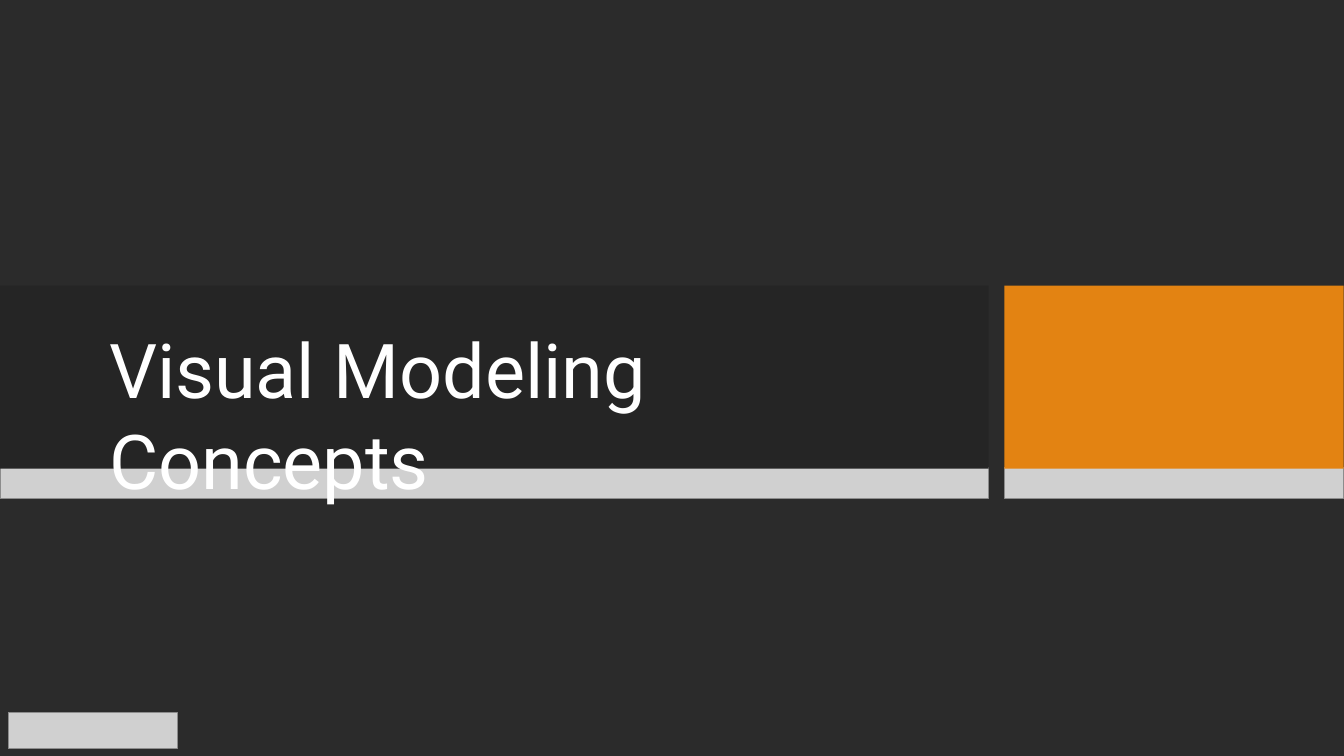
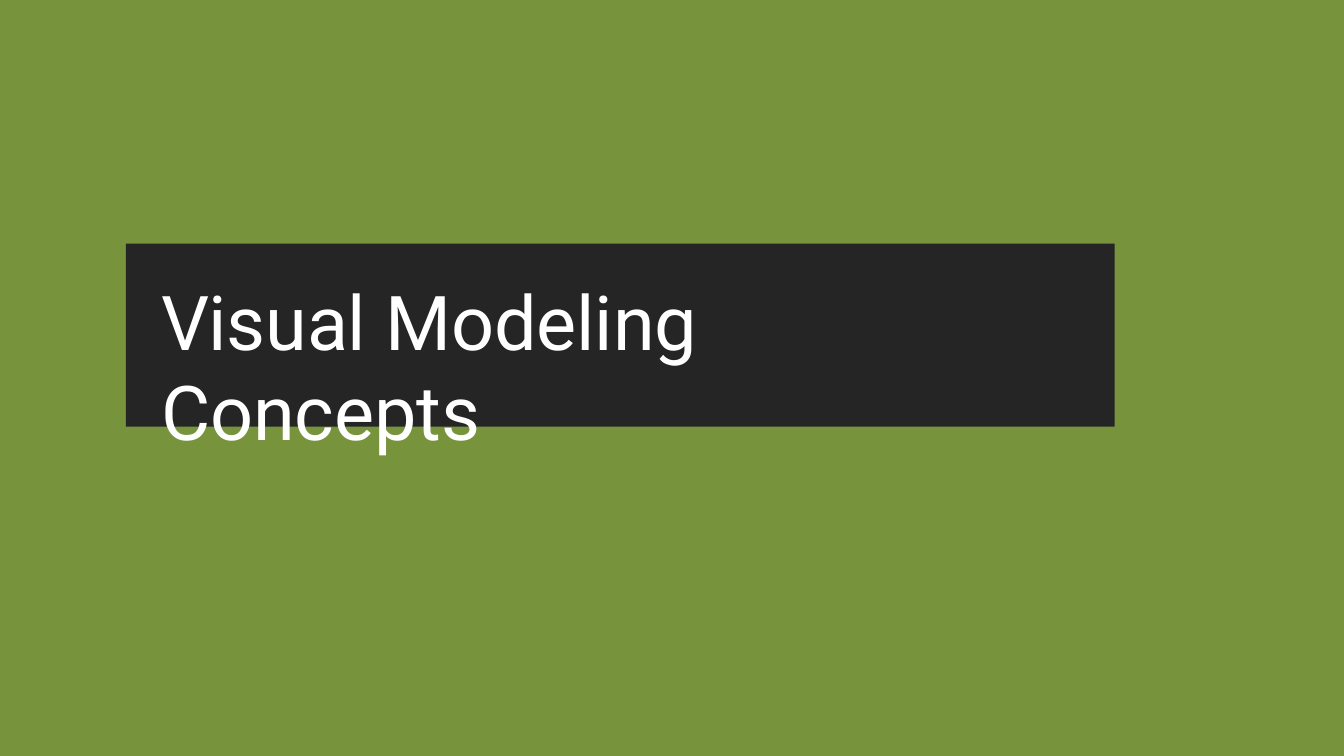
Before and after one commit to fenago/ba, a slide deck: slide 1 of 0491_RESOURCE_RequirementsAnalysis.pptx. Drawn at 1344x756 pixels with LibreOffice and Linux fonts; fonts in the diff are those of the drawing; grey boxes stand for pictures; background and template pictures are left out; a plain dark background stands for a picture behind light text. Boxes give left, top, right and bottom in pixels: in the first picture for what was removed or moved away, otherwise in the second. Text is boxed around its words. In the diff, an @@ line names an element or a change of style, - is before the commit and + after.

```diff
--- a/0491_RESOURCE_RequirementsAnalysis.pptx
+++ b/0491_RESOURCE_RequirementsAnalysis.pptx
@@ background picture (left out) to #77933C @@
@@ freeform shape: place and size @@
-freeform shape at <box>0,285,989,469</box>
+freeform shape at <box>126,244,1115,427</box>
@@ title "Visual Modeling Concepts": place and size @@
-title "Visual Modeling Concepts" at <box>110,341,646,505</box>
+title "Visual Modeling Concepts" at <box>161,293,697,459</box>
@@ freeform shape removed at <box>1004,285,1344,469</box> @@
@@ picture removed at <box>0,468,989,498</box> @@
@@ picture removed at <box>1004,468,1343,498</box> @@
@@ picture removed at <box>8,713,177,748</box> @@
```
Also in this commit, not shown: 3 other files.
